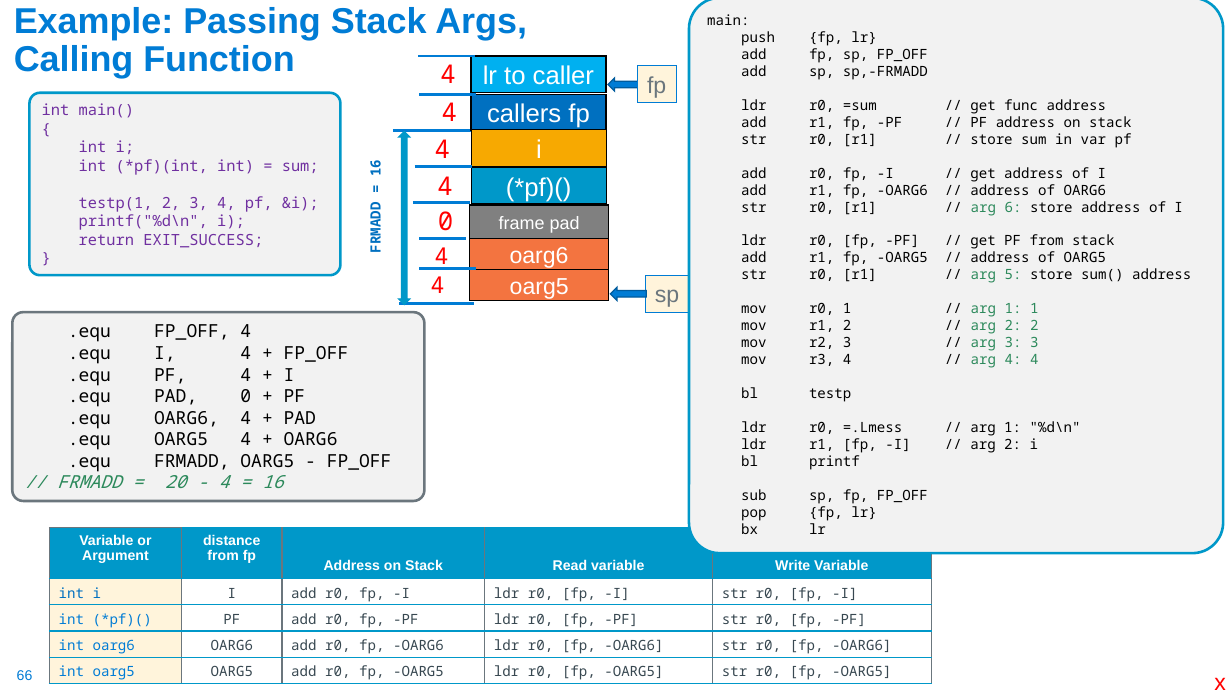
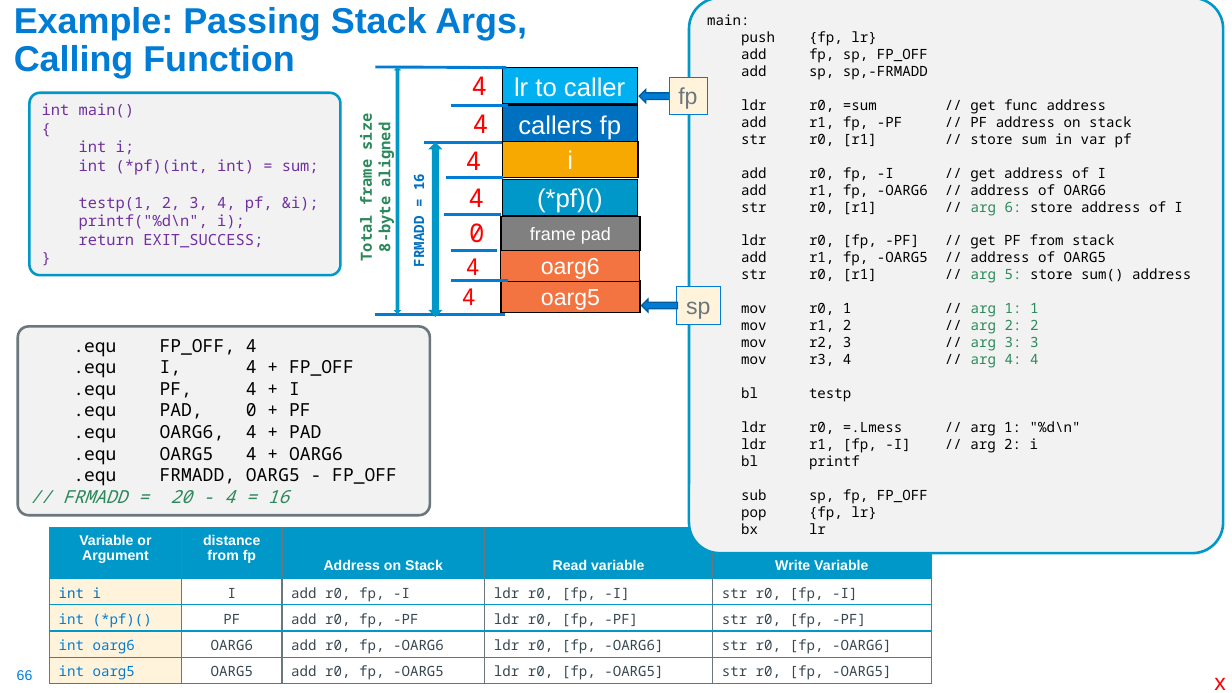
Before and after one commit to cse30-sp24/Muller-Slides, a slide deck: slide 66 of 07-Arm-Part4.pptx. Drawn at 1232x693 pixels with LibreOffice and Linux fonts; fonts in the diff are those of the drawing. Boxes give left, top, right and bottom in pixels: in the first picture for what was removed or moved away, otherwise in the second. Text is boxed around its words. In the diff, an @@ line names an element or a change of style, - is before the commit and + after.

```diff
--- a/07-Arm-Part4.pptx
+++ b/07-Arm-Part4.pptx
@@ line moved from (419, 56) - (475, 56) to (375, 67) - (506, 67) @@
@@ up down arrow added at (x1=396, y1=67, x2=400, y2=313), fill #0098C9, outline #0098C9 1 pt @@
@@ text added at (x1=355, y1=116, x2=395, y2=260), 12 pt, text #2C895B, bold @@
+Total frame size
+8-byte aligned
@@ 9 rectangles, 6 texts, 6 lines, 2 left arrows, 1 up down arrow moved together from (x1=393, y1=56, x2=689, y2=312) to (x1=424, y1=67, x2=721, y2=323) @@
@@ text "4" moved from (x1=442, y1=102, x2=457, y2=121) to (x1=473, y1=114, x2=488, y2=133) @@
@@ text "FRMADD = 16" moved from (x1=366, y1=161, x2=385, y2=252) to (x1=409, y1=175, x2=428, y2=266) @@
@@ rounded rectangle ".equ FP_OFF, 4" moved from (x1=12, y1=312, x2=424, y2=501) to (x1=18, y1=326, x2=430, y2=515) @@
@@ line moved from (399, 303) - (474, 303) to (375, 315) - (506, 315) @@
```
Also in this commit, not shown: 7 other slides changed, 3 other files.
